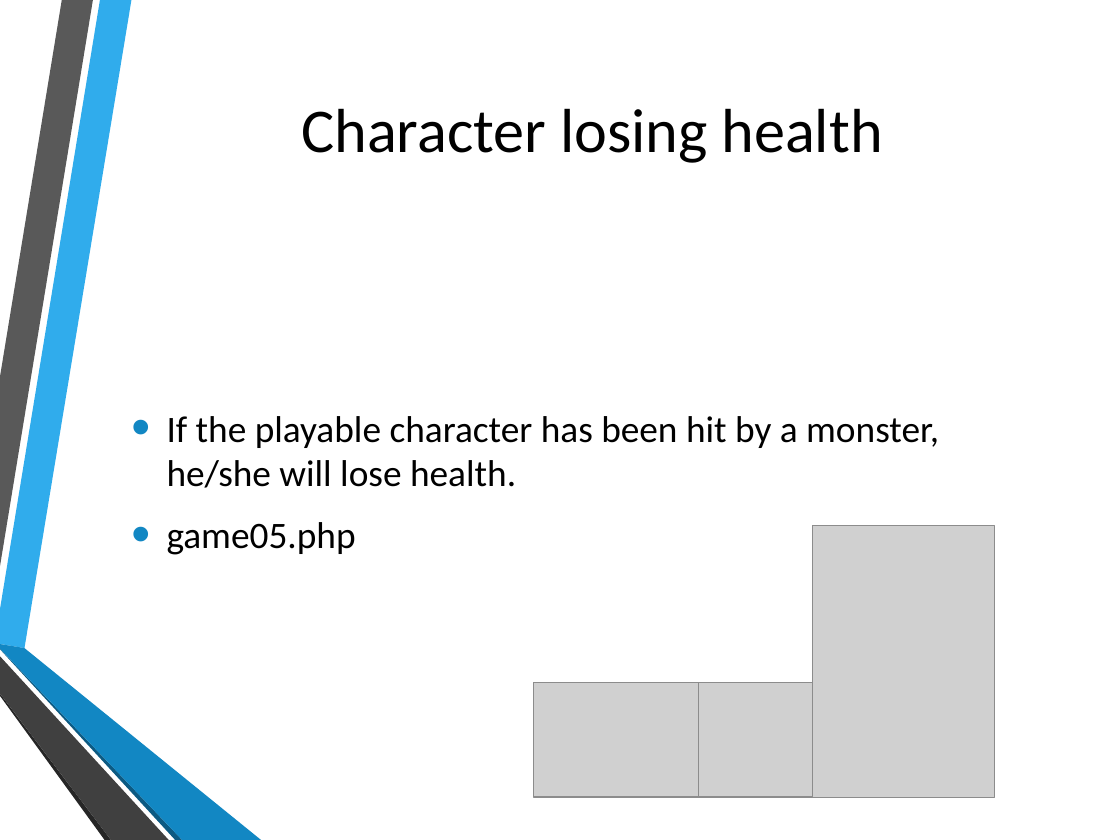
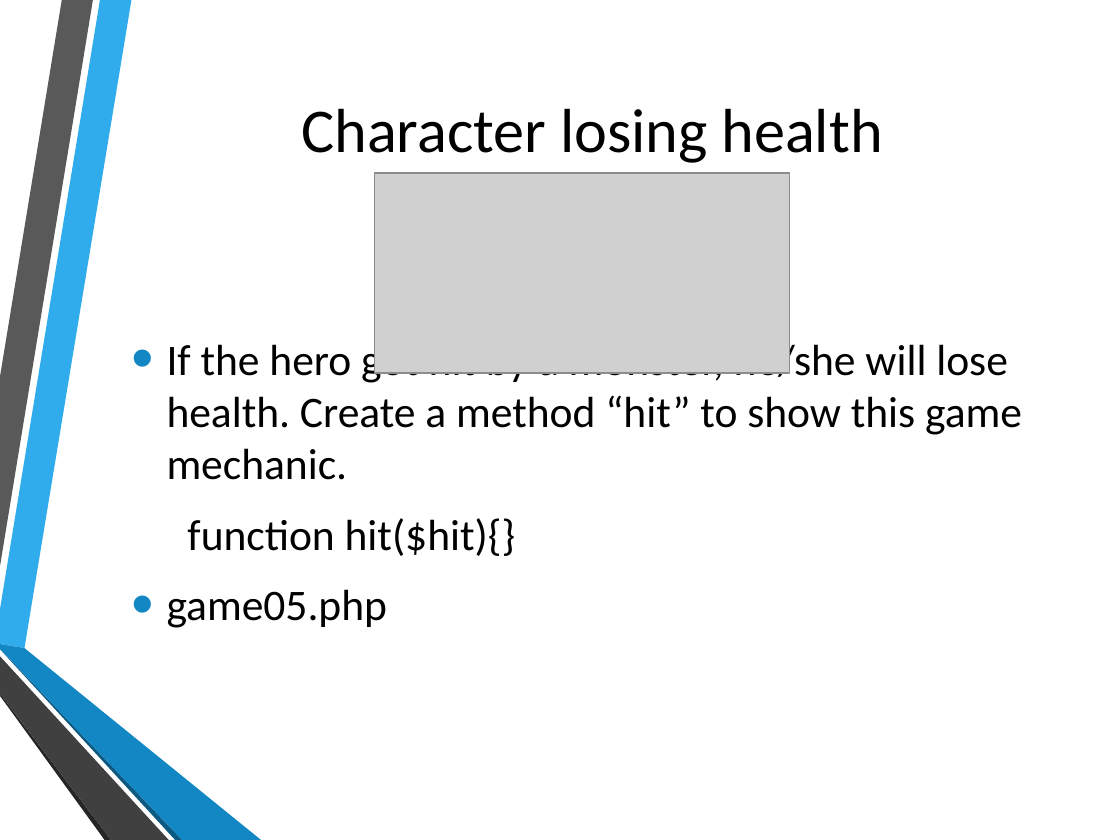
Before and after one commit to hatted/fevaworks-php, a slide deck: slide 6 of php-fw7/lesson7b-game.pptx (slide 5 before the commit). Drawn at 1120x840 pixels with LibreOffice and Linux fonts; fonts in the diff are those of the drawing; grey boxes stand for pictures; background and template pictures are left out. Boxes give left, top, right and bottom in pixels: in the first picture for what was removed or moved away, otherwise in the second. Text is boxed around its words. In the diff, an @@ line names an element or a change of style, - is before the commit and + after.

```diff
--- a/php-fw7/lesson7b-game.pptx
+++ b/php-fw7/lesson7b-game.pptx
@@ picture added at (375, 174, 790, 374) @@
@@ text at (167, 339, 1022, 556): text changed; size 24 to 28 pt @@
-• If the playable character has been hit by a monster, he/she will lose health.
+• If the hero got hit by a monster, he/she will lose health. Create a method “hit” to show this game mechanic.
+  function hit($hit){}
@@ picture removed at (813, 525, 996, 796) @@
@@ text at (167, 589, 388, 628): size 24 to 28 pt in "game05.php" @@
@@ picture removed at (533, 682, 737, 796) @@
@@ picture removed at (698, 682, 812, 796) @@
```
Also in this commit, not shown: 2 other slides changed, 7 slides added, 3 slides removed, 6 other files.
